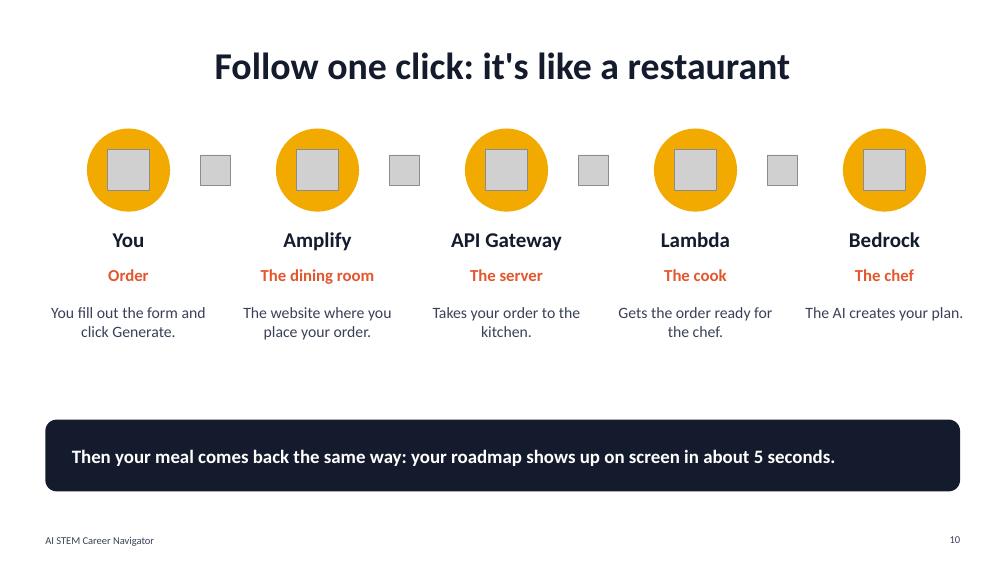
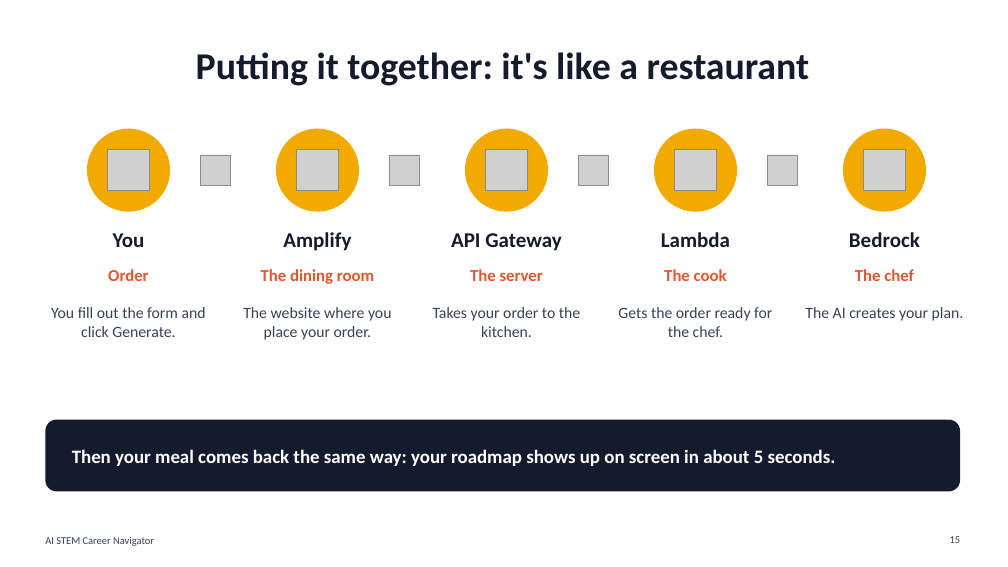
Before and after one commit to kingmellow08/ai-career-navigator, a slide deck: slide 15 of presentation/AI_Career_Coach_Workshop.pptx (slide 10 before the commit). Drawn at 1008x567 pixels with LibreOffice and Linux fonts; fonts in the diff are those of the drawing; grey boxes stand for pictures. Boxes give left, top, right and bottom in pixels: in the first picture for what was removed or moved away, otherwise in the second. Text is boxed around its words. In the diff, an @@ line names an element or a change of style, - is before the commit and + after.

```diff
--- a/presentation/AI_Career_Coach_Workshop.pptx
+++ b/presentation/AI_Career_Coach_Workshop.pptx
@@ title at [196,52,810,86]: text changed @@
-Follow one click: it's like a restaurant
+Putting it together: it's like a restaurant
@@ page number at [950,536,961,543]: text changed @@
-10
+15
```
Also in this commit, not shown: 5 slides added, 2 other files.
